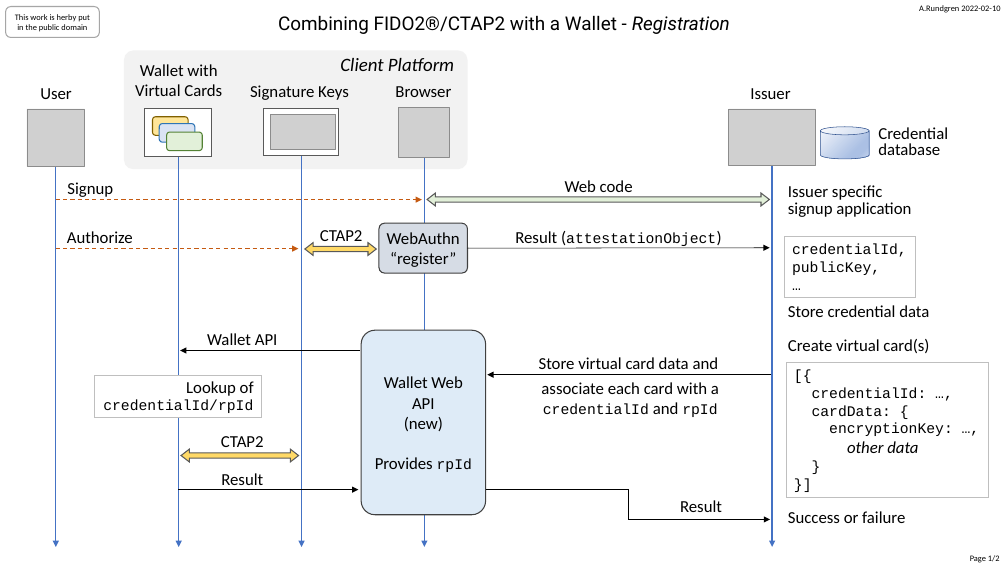
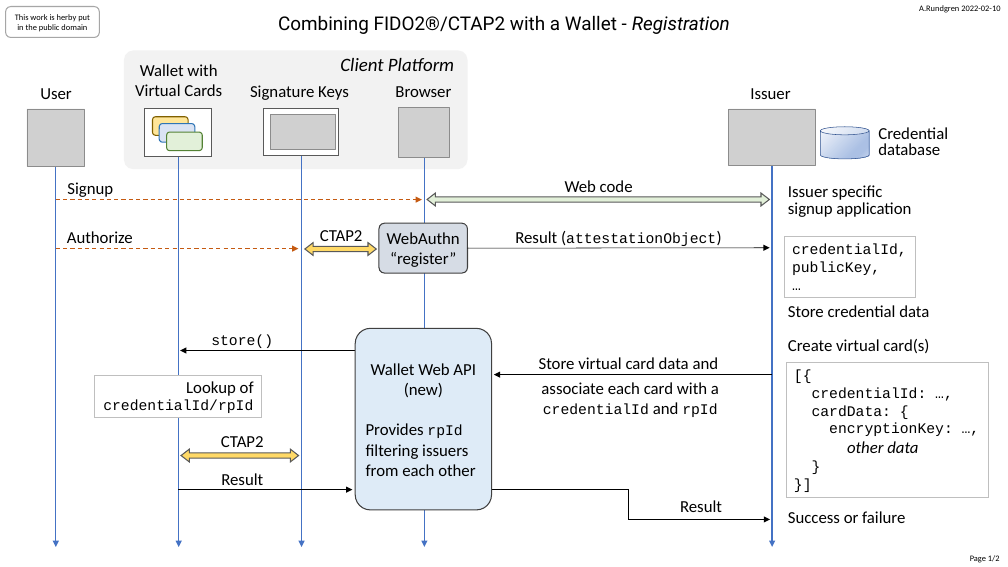
Before and after one commit to fido-web-pay/specification, a slide deck: slide 1 of fido-wallet-a.rundgren.pptx. Drawn at 1008x567 pixels with LibreOffice and Linux fonts; fonts in the diff are those of the drawing; grey boxes stand for pictures. Boxes give left, top, right and bottom in pixels: in the first picture for what was removed or moved away, otherwise in the second. Text is boxed around its words. In the diff, an @@ line names an element or a change of style, - is before the commit and + after.

```diff
--- a/fido-wallet-a.rundgren.pptx
+++ b/fido-wallet-a.rundgren.pptx
@@ rounded rectangle "Wallet Web API (new)" resized from (x1=361, y1=330, x2=486, y2=515) to (x1=355, y1=328, x2=492, y2=510) @@
@@ text at (x1=211, y1=335, x2=273, y2=351): text changed; size 16 to 14 pt; font Calibri to Courier New @@
-Wallet API
+store()
@@ arrow moved from (772, 375) - (488, 375) to (772, 375) - (494, 375) @@
@@ text in rounded rectangle at (x1=366, y1=423, x2=475, y2=476): text changed @@
-Provides rpId
+Provides rpId
+filtering issuers
+from each other
@@ arrow moved from (178, 490) - (358, 490) to (178, 490) - (352, 490) @@
```
Also in this commit, not shown: 1 other slide changed, 1 other file.
